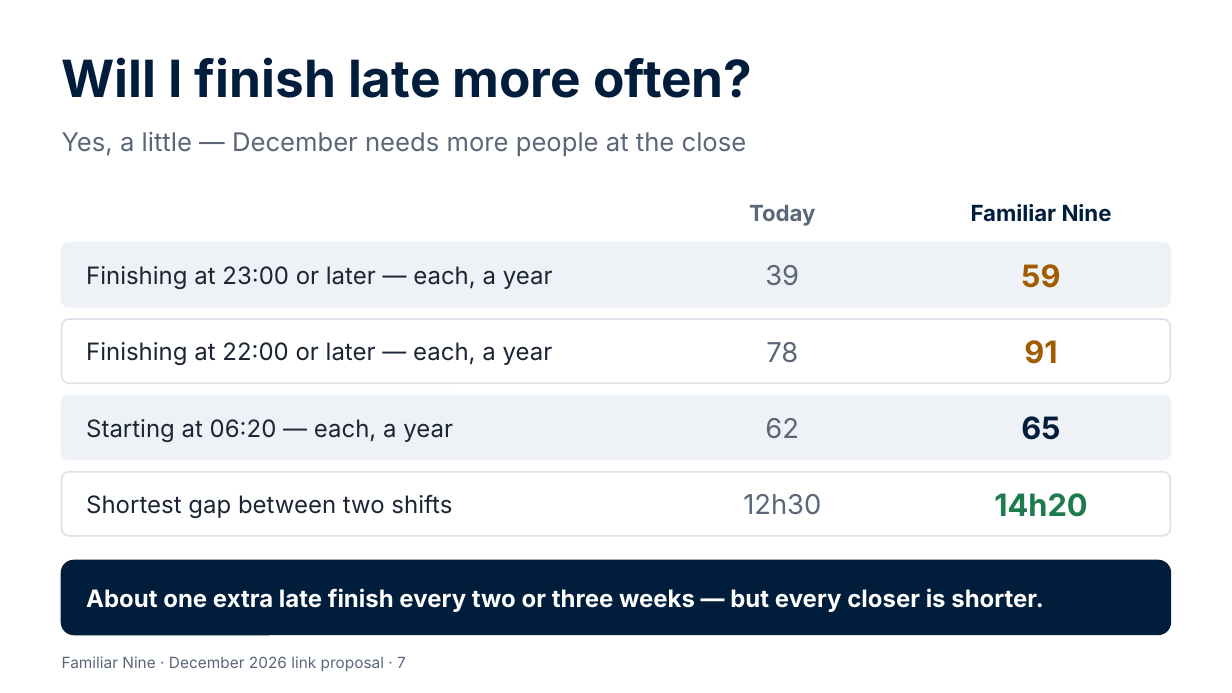
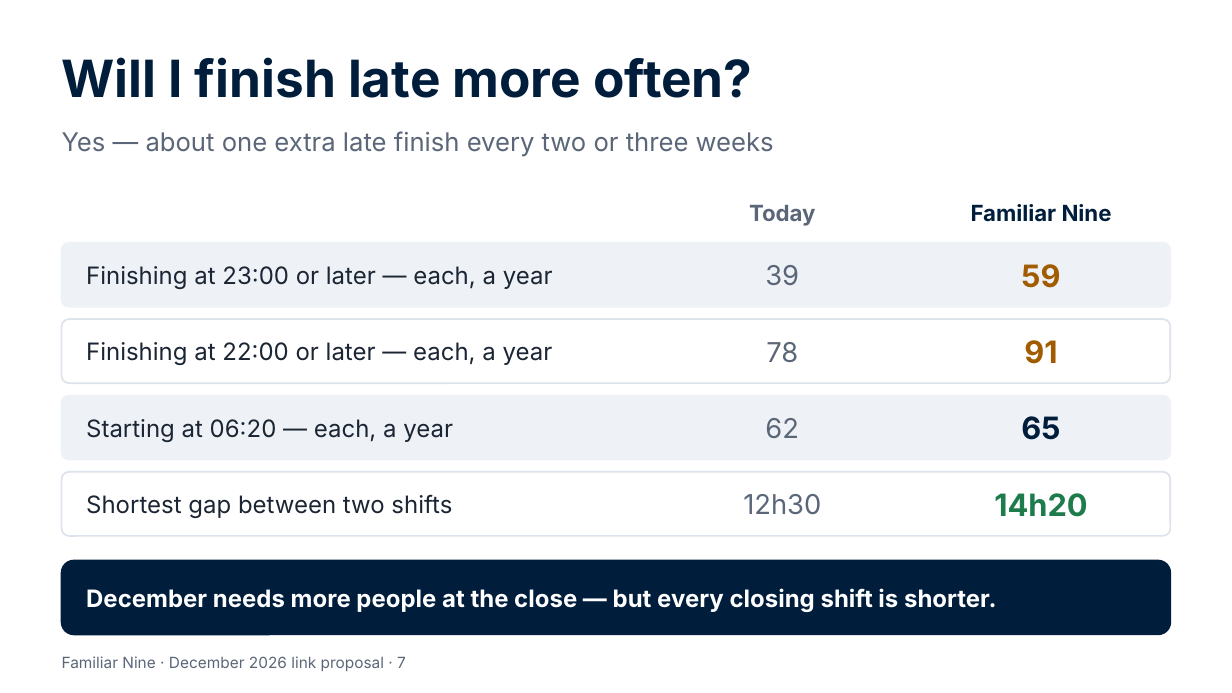
Before and after one commit to Garethdavidmiller/roster-app, a slide deck: slide 7 of docs/proposals/presentations/Familiar-Nine-for-colleagues.pptx. Drawn at 1232x693 pixels with LibreOffice and Linux fonts; fonts in the diff are those of the drawing. Boxes give left, top, right and bottom in pixels: in the first picture for what was removed or moved away, otherwise in the second. Text is boxed around its words. In the diff, an @@ line names an element or a change of style, - is before the commit and + after.

```diff
--- a/docs/proposals/presentations/Familiar-Nine-for-colleagues.pptx
+++ b/docs/proposals/presentations/Familiar-Nine-for-colleagues.pptx
@@ text at box(62, 131, 774, 157): text changed @@
-Yes, a little — December needs more people at the close
+Yes — about one extra late finish every two or three weeks
@@ text at box(86, 588, 996, 612): text changed @@
-About one extra late finish every two or three weeks — but every closer is shorter.
+December needs more people at the close — but every closing shift is shorter.
```
Also in this commit, not shown: 6 other slides changed, 5 other files.
